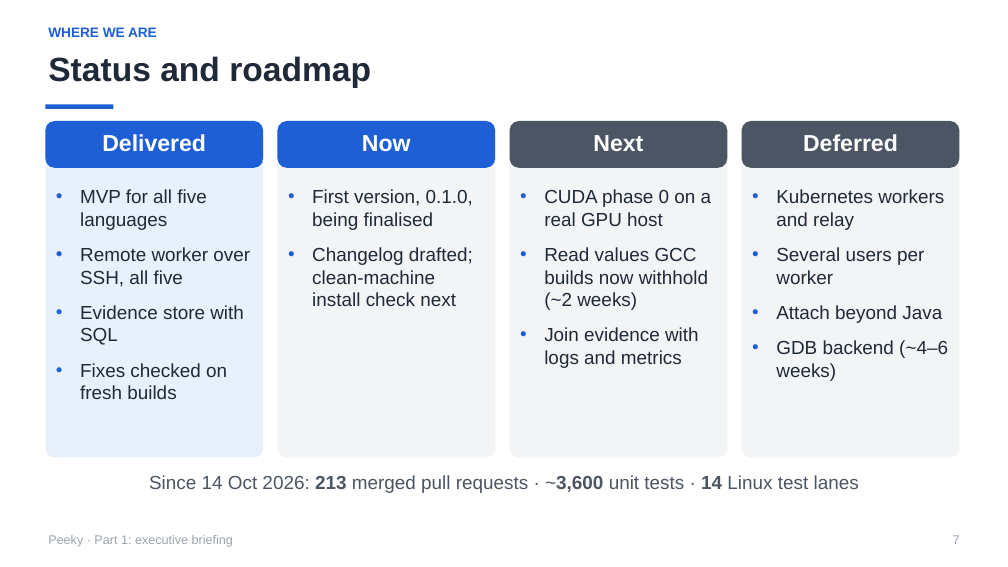
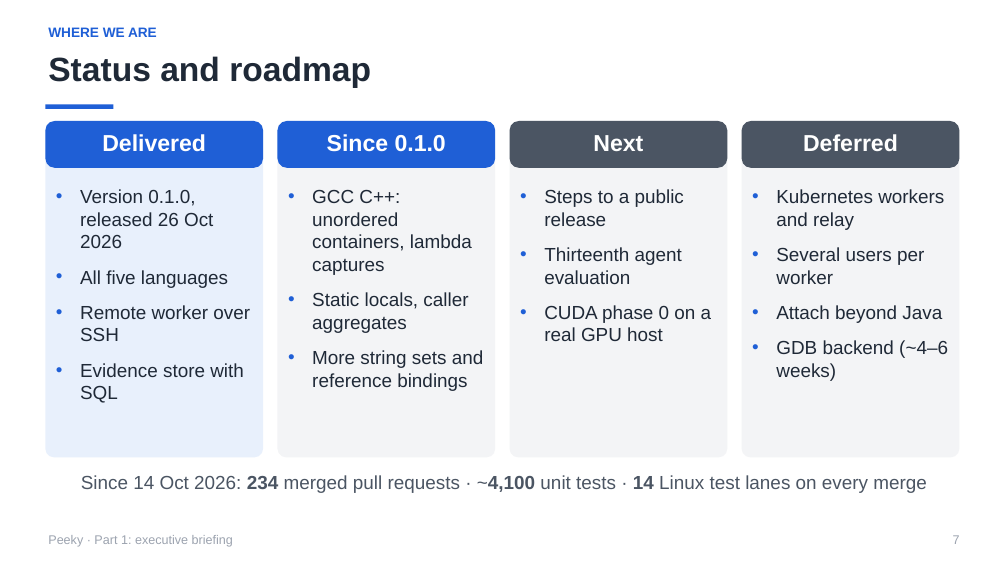
Before and after one commit to sushantmane/peeky, a slide deck: slide 7 of docs/presentation/Peeky.pptx. Drawn at 1008x567 pixels with LibreOffice and Linux fonts; fonts in the diff are those of the drawing. Boxes give left, top, right and bottom in pixels: in the first picture for what was removed or moved away, otherwise in the second. Text is boxed around its words. In the diff, an @@ line names an element or a change of style, - is before the commit and + after.

```diff
--- a/docs/presentation/Peeky.pptx
+++ b/docs/presentation/Peeky.pptx
@@ text at (x1=327, y1=134, x2=446, y2=152): text changed @@
-Now
+Since 0.1.0
@@ text at (x1=80, y1=189, x2=250, y2=341): text changed @@
-• MVP for all five languages
-• Remote worker over SSH, all five
+• Version 0.1.0, released 26 Oct 2026
+• All five languages
+• Remote worker over SSH
@@ text at (x1=312, y1=190, x2=484, y2=391): text changed @@
-• First version, 0.1.0, being finalised
-• Changelog drafted; clean-machine install check next
+• GCC C++: unordered containers, lambda captures
+• Static locals, caller aggregates
+• More string sets and reference bindings
@@ text at (x1=544, y1=189, x2=684, y2=284): paragraphs added @@
+• Steps to a public release
+• Thirteenth agent evaluation
@@ text at (x1=544, y1=247, x2=708, y2=368): paragraphs removed @@
-• Read values GCC builds now withhold (~2 weeks)
-• Join evidence with logs and metrics
@@ text at (x1=80, y1=363, x2=227, y2=399): paragraph removed @@
-• Fixes checked on fresh builds
@@ text at (x1=81, y1=475, x2=927, y2=493): text changed @@
-Since 14 Oct 2026: 213 merged pull requests · ~3,600 unit tests · 14 Linux test lanes
+Since 14 Oct 2026: 234 merged pull requests · ~4,100 unit tests · 14 Linux test lanes on every merge
```
Also in this commit, not shown: 7 other slides changed, 1 other file.
